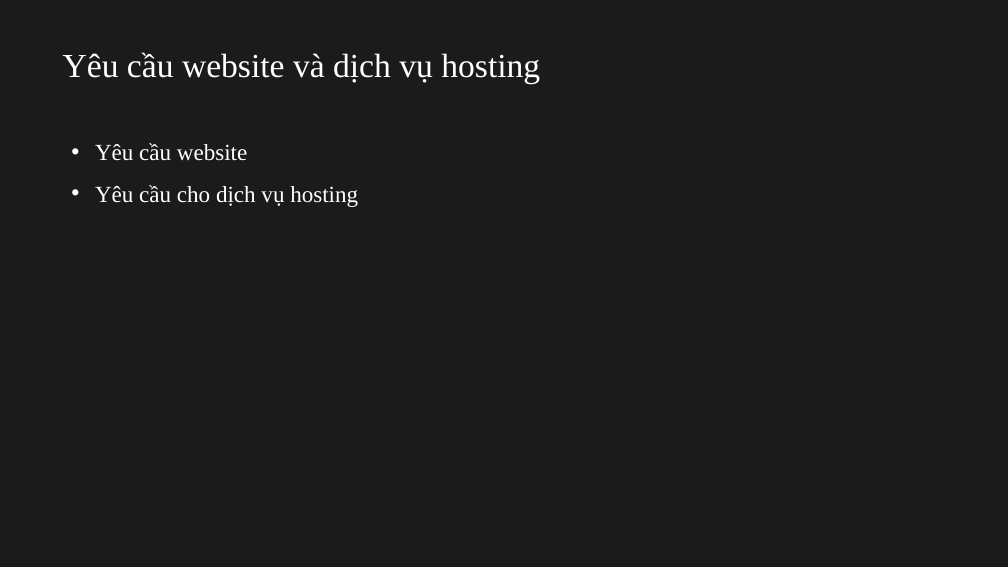
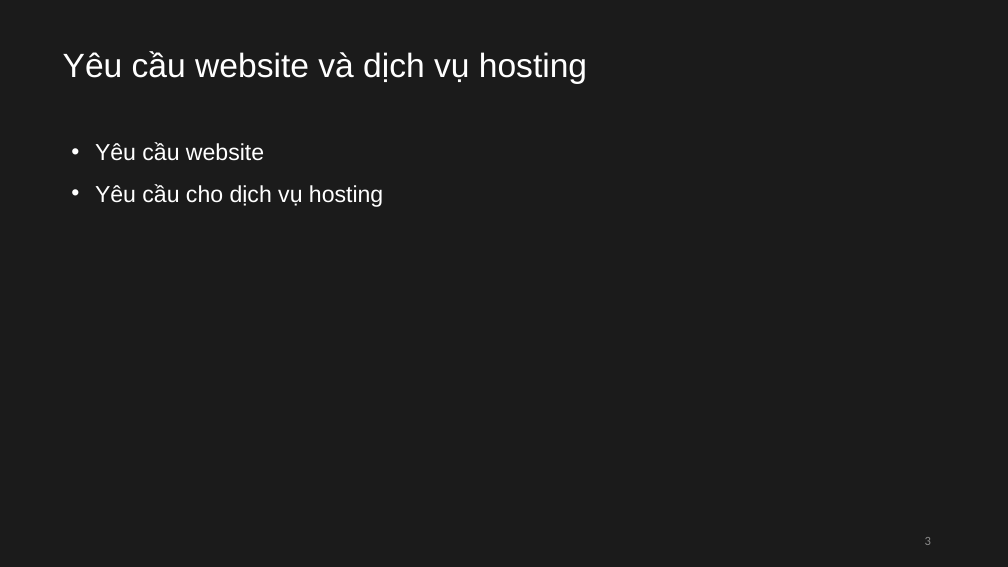
Before and after one commit to CapSuro/ProjectManagement, a slide deck: slide 3 of ProjectManagement.pptx. Drawn at 1008x567 pixels with LibreOffice and Linux fonts; fonts in the diff are those of the drawing. Boxes give left, top, right and bottom in pixels: in the first picture for what was removed or moved away, otherwise in the second. Text is boxed around its words. In the diff, an @@ line names an element or a change of style, - is before the commit and + after.

```diff
--- a/ProjectManagement.pptx
+++ b/ProjectManagement.pptx
@@ title "Yêu cầu website và dịch ..." at [63,51,587,84]: font Times New Roman to Arial @@
@@ text "Yêu cầu website" at [95,142,383,207]: font Times New Roman to Arial @@
@@ page number added at [925,537,931,545], 12 pt, text #8C8C8C @@
+3
```
Also in this commit, not shown: 4 other slides changed, 9 slides added, 1 slide removed, 4 other files.
